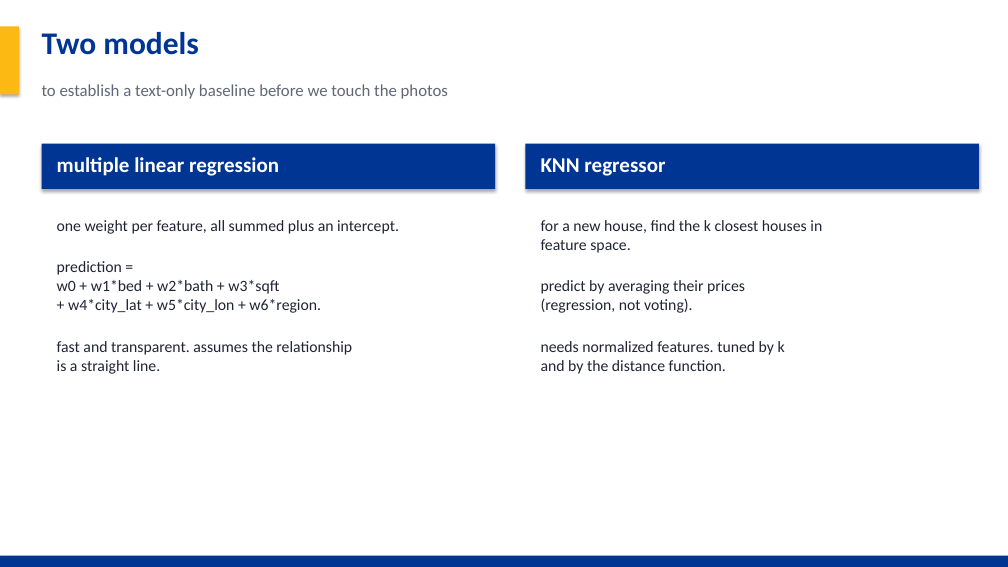
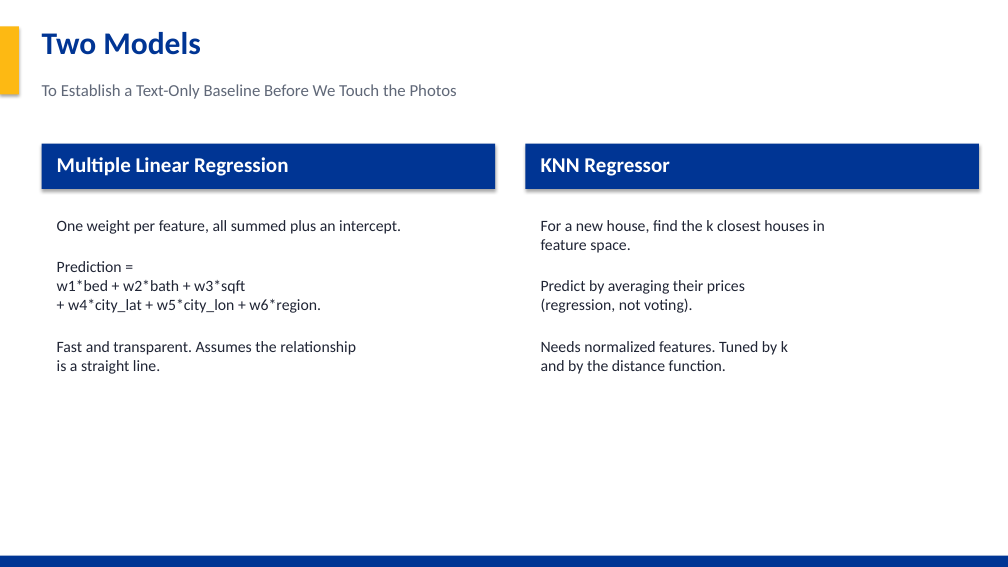
Before and after one commit to Noah-Gallego/house-price-4450-final, a slide deck: slide 11 of HousePrice_Final_Project.pptx (slide 10 before the commit). Drawn at 1008x567 pixels with LibreOffice and Linux fonts; fonts in the diff are those of the drawing. Boxes give left, top, right and bottom in pixels: in the first picture for what was removed or moved away, otherwise in the second. Text is boxed around its words. In the diff, an @@ line names an element or a change of style, - is before the commit and + after.

```diff
--- a/HousePrice_Final_Project.pptx
+++ b/HousePrice_Final_Project.pptx
@@ text at (x1=42, y1=32, x2=200, y2=55): text changed @@
-Two models
+Two Models
@@ text at (x1=42, y1=84, x2=457, y2=99): text changed @@
-to establish a text-only baseline before we touch the photos
+To Establish a Text-Only Baseline Before We Touch the Photos
@@ text at (x1=57, y1=157, x2=288, y2=176): text changed @@
-multiple linear regression
+Multiple Linear Regression
@@ text at (x1=541, y1=158, x2=669, y2=176): text changed @@
-KNN regressor
+KNN Regressor
@@ text at (x1=57, y1=220, x2=401, y2=294): text changed @@
-one weight per feature, all summed plus an intercept.
-prediction =
-w0 + w1*bed + w2*bath + w3*sqft
+One weight per feature, all summed plus an intercept.
+Prediction =
+w1*bed + w2*bath + w3*sqft
@@ text at (x1=541, y1=220, x2=825, y2=233): text changed @@
-for a new house, find the k closest houses in
+For a new house, find the k closest houses in
@@ text at (x1=541, y1=280, x2=745, y2=294): text changed @@
-predict by averaging their prices
+Predict by averaging their prices
@@ text at (x1=57, y1=341, x2=356, y2=355): text changed @@
-fast and transparent. assumes the relationship
+Fast and transparent. Assumes the relationship
@@ text at (x1=541, y1=341, x2=788, y2=355): text changed @@
-needs normalized features. tuned by k
+Needs normalized features. Tuned by k
```
Also in this commit, not shown: 22 other slides changed, 5 slides added, 2 slides removed, 9 other files.
